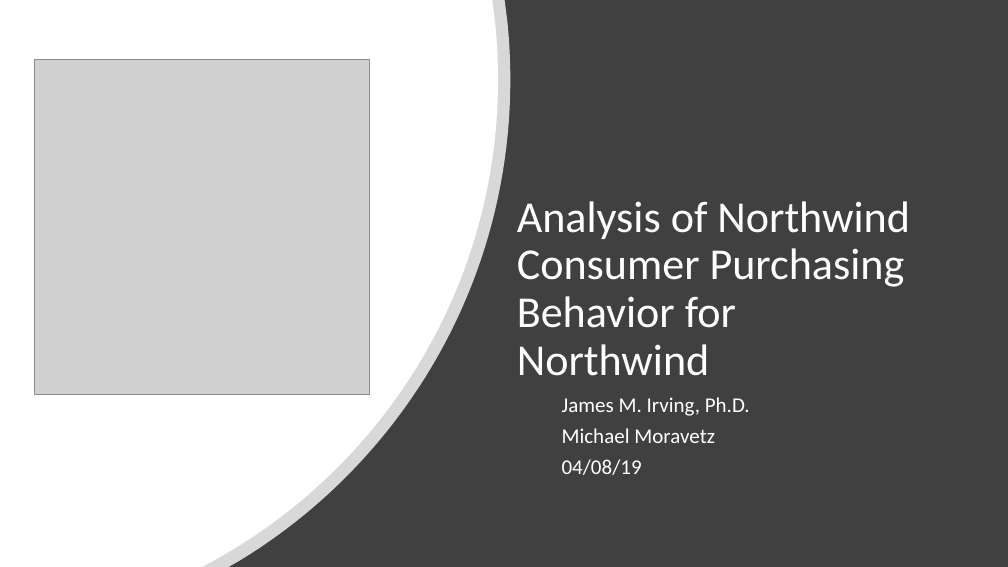
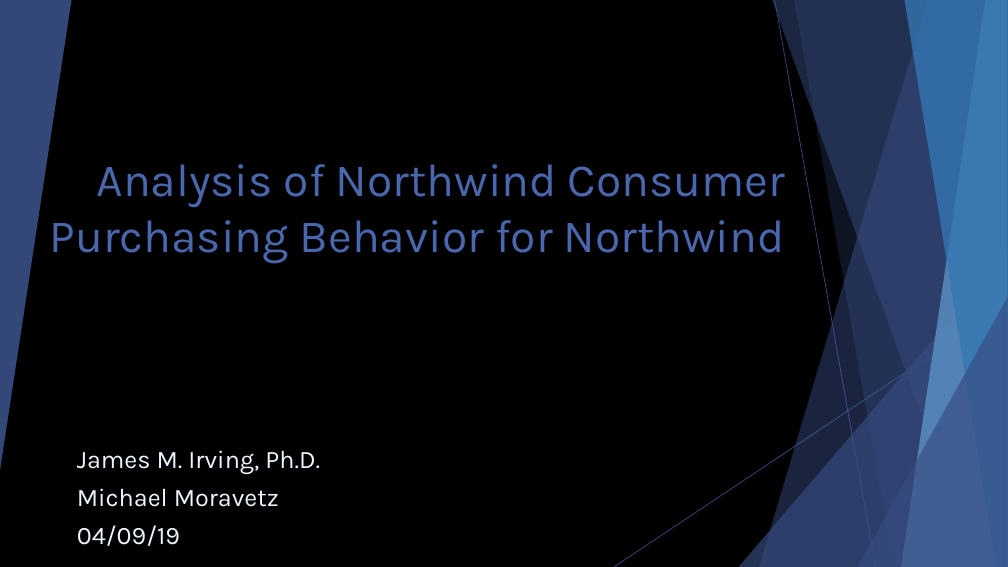
Before and after one commit to jirvingphd/dsc-2-final-project-online-ds-ft-021119, a slide deck: slide 1 of Northwind Sales Analysis + Recommendations.pptx. Drawn at 1008x567 pixels with LibreOffice and Linux fonts; fonts in the diff are those of the drawing; grey boxes stand for pictures. Boxes give left, top, right and bottom in pixels: in the first picture for what was removed or moved away, otherwise in the second. Text is boxed around its words. In the diff, an @@ line names an element or a change of style, - is before the commit and + after.

```diff
--- a/Northwind Sales Analysis + Recommendations.pptx
+++ b/Northwind Sales Analysis + Recommendations.pptx
@@ rectangle removed at (0, 0, 1008, 567) @@
@@ freeform shape removed at (0, 0, 510, 567) @@
@@ freeform shape removed at (0, 0, 498, 567) @@
@@ picture removed at (35, 60, 370, 395) @@
@@ title "Analysis of Northwind Consumer Purchasing ...": place and size @@
-title "Analysis of Northwind Consumer Purchasing ..." at (517, 201, 910, 376)
+title "Analysis of Northwind Consumer Purchasing ..." at (50, 164, 785, 263)
@@ title "Analysis of Northwind Consumer Purchasing ..." at (50, 164, 785, 263): size 42 to 44 pt, font Calibri to Karla, text colour #FFFFFF to #4A66AC; alignment left to right; line spacing 0.9 to 1; vertical alignment bottom to middle @@
@@ group added at (0, 0, 1008, 567): 6 freeform shapes, 2 lines, 2 triangles @@
@@ subtitle "James M. Irving, Ph.D.": place and size @@
-subtitle "James M. Irving, Ph.D." at (562, 397, 750, 475)
+subtitle "James M. Irving, Ph.D." at (77, 450, 320, 546)
@@ subtitle "James M. Irving, Ph.D." at (77, 450, 320, 546): vertical alignment top to middle @@
@@ subtitle at (77, 450, 320, 507): size 20 to 24 pt, font Calibri to Karla, text colour #FFFFFF to #EEF5FE in "James M. Irving, Ph.D.", "Michael Moravetz"; line spacing 0.81 to 0.9 @@
@@ subtitle at (77, 525, 180, 546): text changed; size 20 to 24 pt; font Calibri to Karla; text colour #FFFFFF to #EEF5FE @@
-04/08/19
+04/09/19
```
Also in this commit, not shown: 6 other slides changed, 5 slides added, 6 slides removed, 54 other files.
